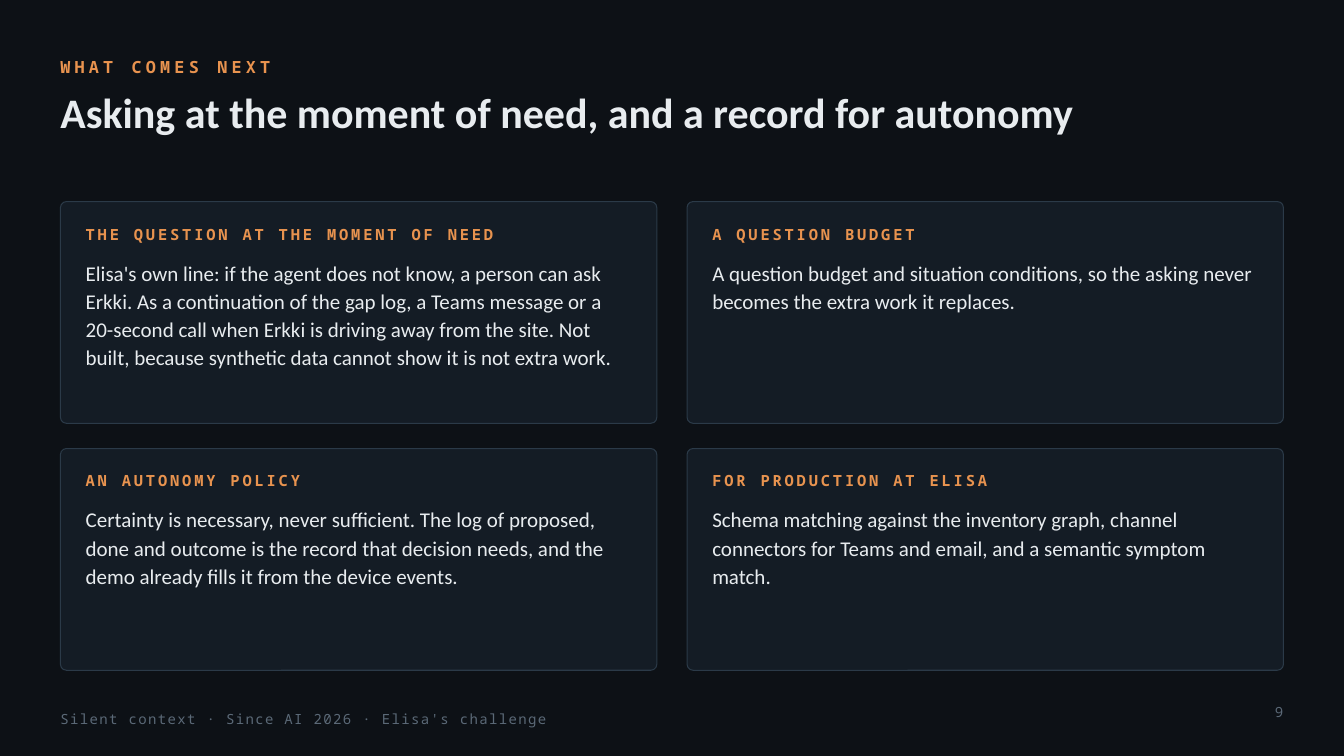
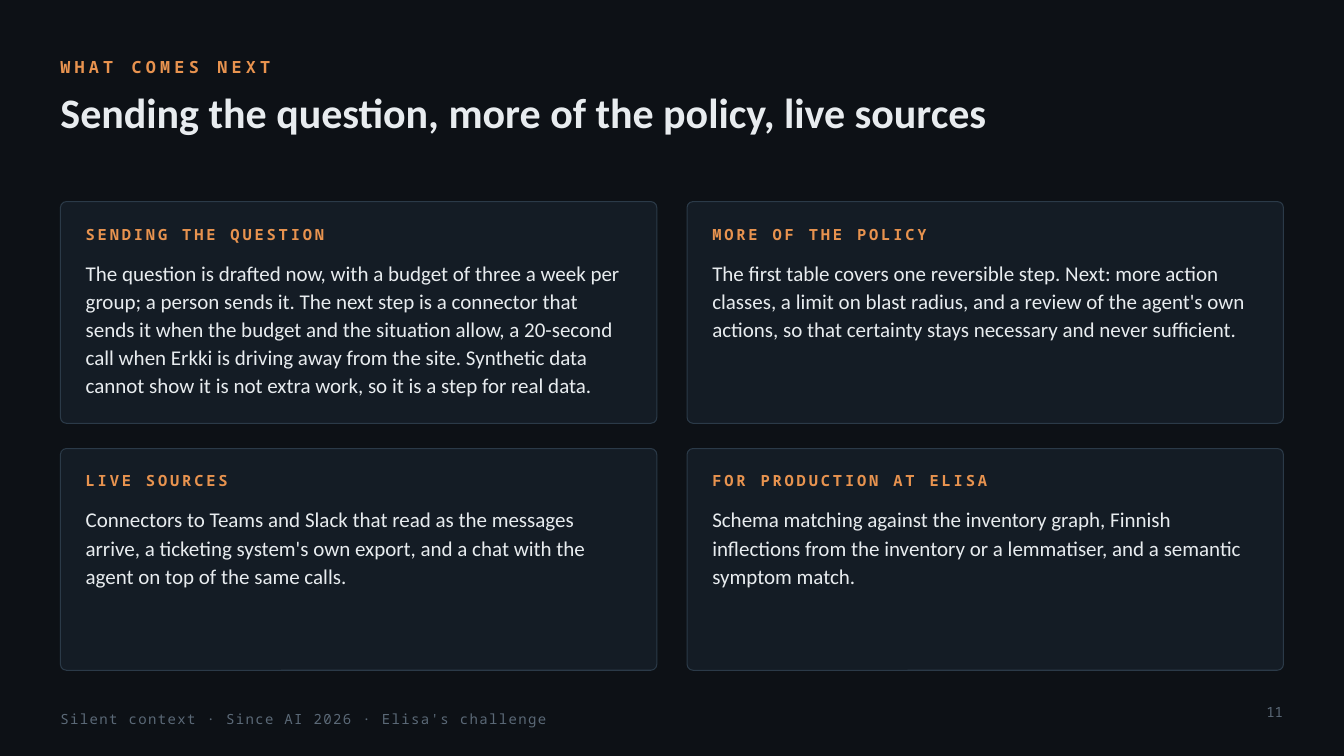
Before and after one commit to pkorrrhonen-cmd/silent-context, a slide deck: slide 11 of docs/slides/silent-context.pptx (slide 9 before the commit). Drawn at 1344x756 pixels with LibreOffice and Linux fonts; fonts in the diff are those of the drawing. Boxes give left, top, right and bottom in pixels: in the first picture for what was removed or moved away, otherwise in the second. Text is boxed around its words. In the diff, an @@ line names an element or a change of style, - is before the commit and + after.

```diff
--- a/docs/slides/silent-context.pptx
+++ b/docs/slides/silent-context.pptx
@@ title at [60, 98, 986, 135]: text changed @@
-Asking at the moment of need, and a record for autonomy
+Sending the question, more of the policy, live sources
@@ text at [86, 229, 324, 243]: text changed @@
-THE QUESTION AT THE MOMENT OF NEED
+SENDING THE QUESTION
@@ text at [712, 229, 927, 240]: text changed @@
-A QUESTION BUDGET
+MORE OF THE POLICY
@@ text at [86, 266, 620, 397]: text changed @@
-Elisa's own line: if the agent does not know, a person can ask Erkki. As a continuation of the gap log, a Teams message or a 20-second call when Erkki is driving away from the site. Not built, because synthetic data cannot show it is not extra work.
+The question is drafted now, with a budget of three a week per group; a person sends it. The next step is a connector that sends it when the budget and the situation allow, a 20-second call when Erkki is driving away from the site. Synthetic data cannot show it is not extra work, so it is a step for real data.
@@ text at [712, 266, 1244, 341]: text changed @@
-A question budget and situation conditions, so the asking never becomes the extra work it replaces.
+The first table covers one reversible step. Next: more action classes, a limit on blast radius, and a review of the agent's own actions, so that certainty stays necessary and never sufficient.
@@ text at [86, 475, 228, 486]: text changed @@
-AN AUTONOMY POLICY
+LIVE SOURCES
@@ text at [86, 512, 584, 588]: text changed @@
-Certainty is necessary, never sufficient. The log of proposed, done and outcome is the record that decision needs, and the demo already fills it from the device events.
+Connectors to Teams and Slack that read as the messages arrive, a ticketing system's own export, and a chat with the agent on top of the same calls.
@@ text at [712, 512, 1241, 588]: text changed @@
-Schema matching against the inventory graph, channel connectors for Teams and email, and a semantic symptom match.
+Schema matching against the inventory graph, Finnish inflections from the inventory or a lemmatiser, and a semantic symptom match.
@@ page number at [1266, 707, 1283, 717]: text changed @@
-9
+11
```
Also in this commit, not shown: 5 other slides changed, 2 slides added, 32 other files.
